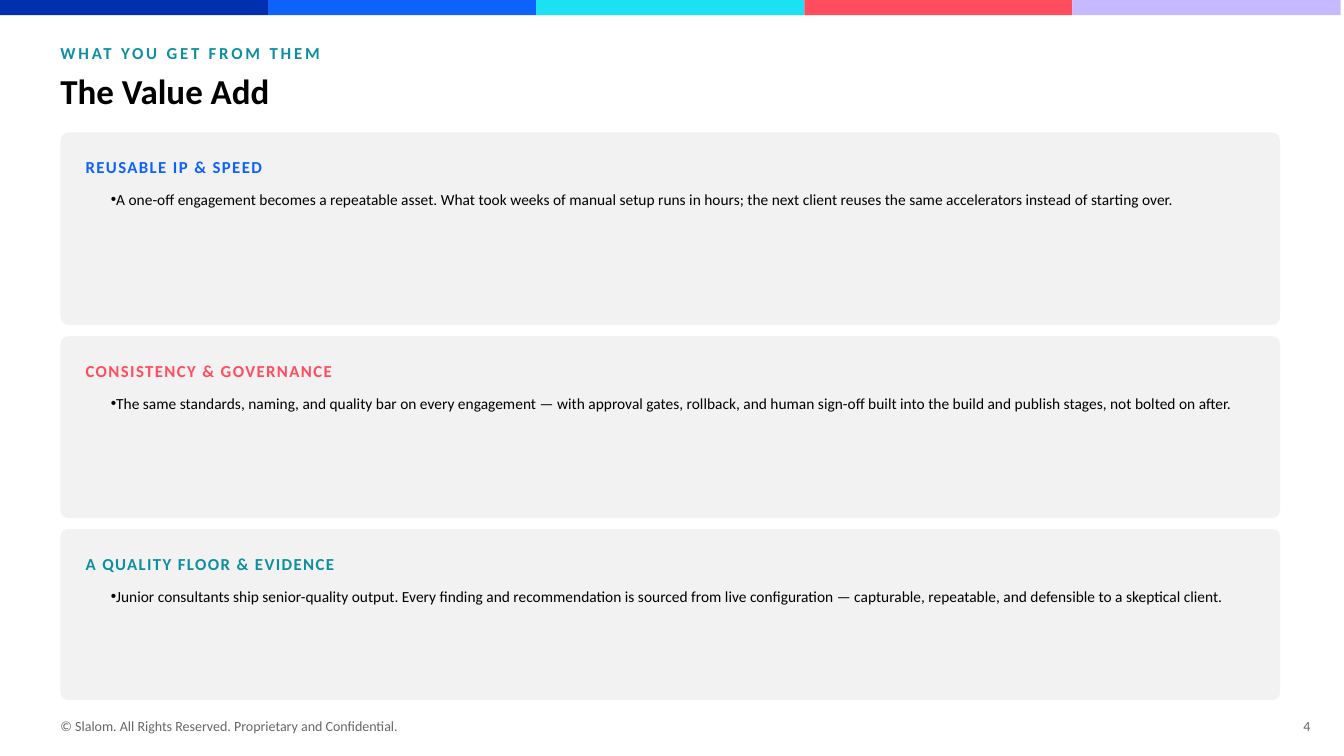
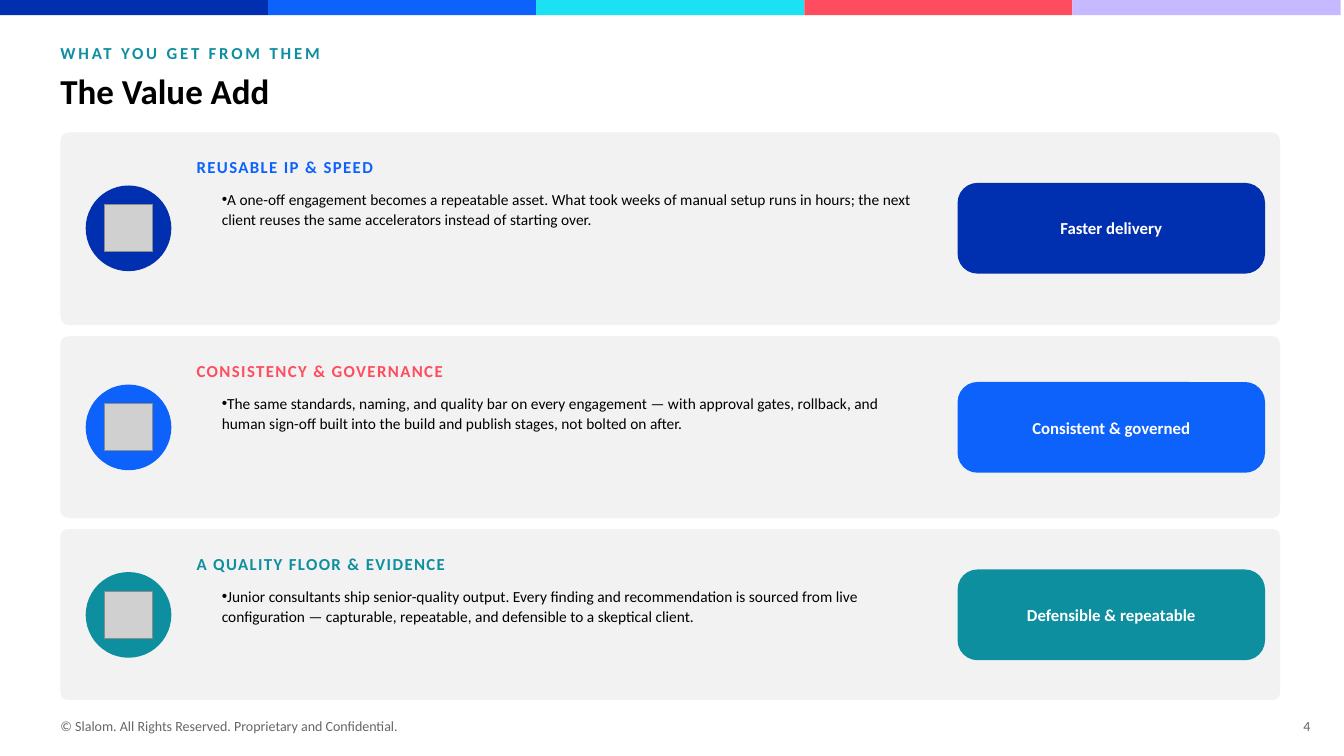
Before and after one commit to scotttavares/Adobe-Analytics-DTM, a slide deck: slide 4 of websdk-property/docs/adobe-data-collection-skills-suite.pptx. Drawn at 1344x756 pixels with LibreOffice and Linux fonts; fonts in the diff are those of the drawing; grey boxes stand for pictures. Boxes give left, top, right and bottom in pixels: in the first picture for what was removed or moved away, otherwise in the second. Text is boxed around its words. In the diff, an @@ line names an element or a change of style, - is before the commit and + after.

```diff
--- a/websdk-property/docs/adobe-data-collection-skills-suite.pptx
+++ b/websdk-property/docs/adobe-data-collection-skills-suite.pptx
@@ text "REUSABLE IP & SPEED": place and size @@
-text "REUSABLE IP & SPEED" at [86, 162, 262, 173]
+text "REUSABLE IP & SPEED" at [197, 162, 373, 173]
@@ ellipse added at [86, 186, 171, 271], fill #002FAF @@
@@ picture added at [105, 205, 152, 252] @@
@@ text "A one-off engagement becomes a ..." rewrapped from [116, 194, 1172, 208] to [222, 194, 910, 228] @@
@@ rounded rectangle added at [958, 182, 1265, 273], fill #002FAF, 12 pt, text #FFFFFF, bold @@
+Faster delivery
@@ text "CONSISTENCY & GOVERNANCE": place and size @@
-text "CONSISTENCY & GOVERNANCE" at [86, 366, 332, 377]
+text "CONSISTENCY & GOVERNANCE" at [197, 366, 443, 377]
@@ ellipse added at [86, 384, 171, 470], fill #0C62FB @@
@@ rounded rectangle added at [958, 382, 1265, 473], fill #0C62FB, 12 pt, text #FFFFFF, bold @@
+Consistent & governed
@@ picture added at [105, 404, 152, 452] @@
@@ text "The same standards, naming, and ..." rewrapped from [116, 398, 1231, 412] to [222, 398, 878, 432] @@
@@ text "A QUALITY FLOOR & EVIDENCE": place and size @@
-text "A QUALITY FLOOR & EVIDENCE" at [86, 559, 334, 572]
+text "A QUALITY FLOOR & EVIDENCE" at [197, 559, 445, 572]
@@ ellipse added at [86, 572, 171, 657], fill #0E8FA0 @@
@@ picture added at [105, 592, 152, 639] @@
@@ text "Junior consultants ship senior-quality output. ..." rewrapped from [116, 591, 1222, 605] to [222, 591, 858, 625] @@
@@ rounded rectangle added at [958, 570, 1265, 660], fill #0E8FA0, 12 pt, text #FFFFFF, bold @@
+Defensible & repeatable
```
Also in this commit, not shown: 1 other slide changed.
